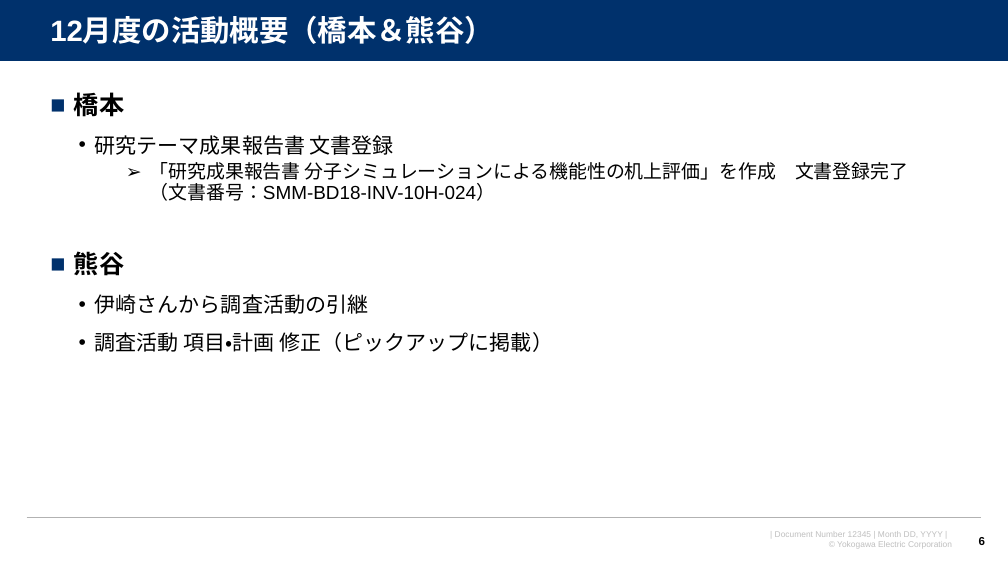
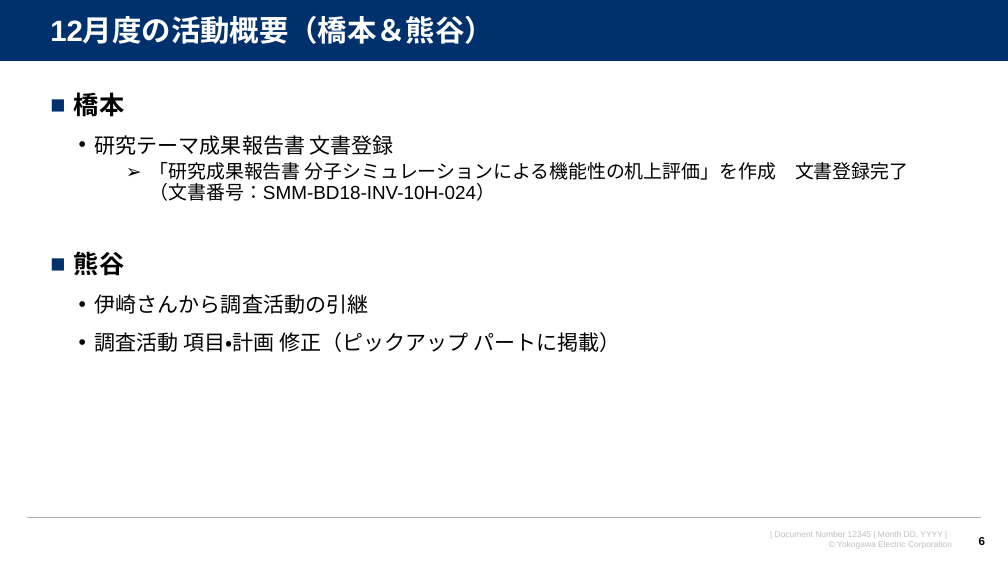
Before and after one commit to watarukumagai-git/denovo, a slide deck: slide 6 of survey_doc/2022年12月度月報_人工酵素設計.pptx. Drawn at 1008x567 pixels with LibreOffice and Linux fonts; fonts in the diff are those of the drawing; background and template pictures are left out. Boxes give left, top, right and bottom in pixels: in the first picture for what was removed or moved away, otherwise in the second. Text is boxed around its words. In the diff, an @@ line names an element or a change of style, - is before the commit and + after.

```diff
--- a/survey_doc/2022年12月度月報_人工酵素設計.pptx
+++ b/survey_doc/2022年12月度月報_人工酵素設計.pptx
@@ text at (95, 332, 621, 352): text changed @@
-  • 調査活動 項目・計画 修正（ピックアップに掲載）
+  • 調査活動 項目・計画 修正（ピックアップ パートに掲載）
```
Also in this commit, not shown: 2 other slides changed, 3 slides removed.
